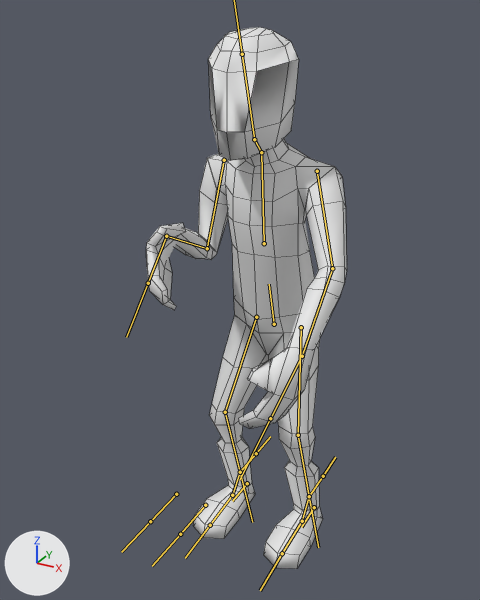
The FBX model fgx_transmission_entry/Assets/Models/basicJamppa.fbx, before and after one commit.
One viewpoint serves both versions: a 50 mm lens placed at (0.881, -1.843, 1.784), pointed at (-0.055, -0.139, 0.932). Arrows for +X, +Y and +Z are at lower left; the lights stay in place. Both versions are drawn at frame 1 of the action 'Armature|kameraLookidle'; the numbers are the values there. The bones that bend it are drawn over the model as lines. Mesh edges are drawn as thin lines.

In view in the first picture: 'pelaaja'.
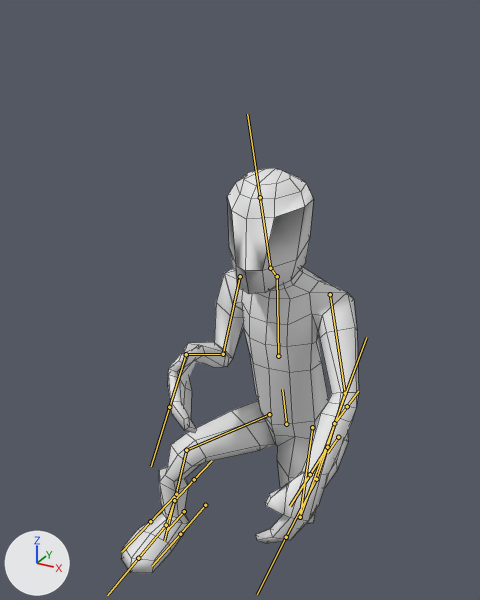
What the commit changed:
Bone 'lowBody' (bone_lowbody) moves from (0.0, 0.0, 0.0) to (0.22, -1.08, 0.36).
Bone 'legUp.L' (bone_legup_l) turns from (1, -6, -2) to (9, 6, 12) degrees about its own x, y and z.
Bone 'legLow.L' (bone_leglow_l) turns from (0, 0, 0) to (101, -12, 10) degrees about its own x, y and z.
Bone 'legUp.R' (bone_legup_r) turns from (1, 6, 2) to (-52, 13, 42) degrees about its own x, y and z.
Bone 'legLow.R' (bone_leglow_r) turns from (0, 0, 0) to (56, 5, -9) degrees about its own x, y and z.
Bone 'legControl.L' (bone_legcontrol_l) moves from (0.0, 0.0, 0.0) to (-0.04, -0.59, 0.67).
Bone 'legControl.R' (bone_legcontrol_r) moves from (0.0, 0.0, 0.0) to (0.41, 0.81, 0.0).

What differs and where, as boxes (x1, y1, x2, y2) in the pictures (480 x 600 px):
'pelaaja', posed (18% wider, 25% shorter): before (146, 27, 347, 569); after (121, 168, 359, 573)
bone 'lowBody', root to tip: before (274, 324) to (269, 284); after (286, 424) to (282, 389)
bone 'legUp.L', root to tip: before (301, 327) to (298, 435); after (312, 427) to (300, 517)
bone 'legLow.L', root to tip: before (298, 435) to (309, 496); after (300, 517) to (334, 423)
bone 'legUp.R', root to tip: before (256, 317) to (225, 412); after (269, 414) to (186, 450)
bone 'legLow.R', root to tip: before (225, 412) to (240, 472); after (186, 450) to (174, 500)
bone 'legControl.L', root to tip: before (314, 507) to (301, 527); after (338, 437) to (327, 453)
bone 'legControl.R', root to tip: before (247, 483) to (232, 501); after (184, 511) to (166, 531)
